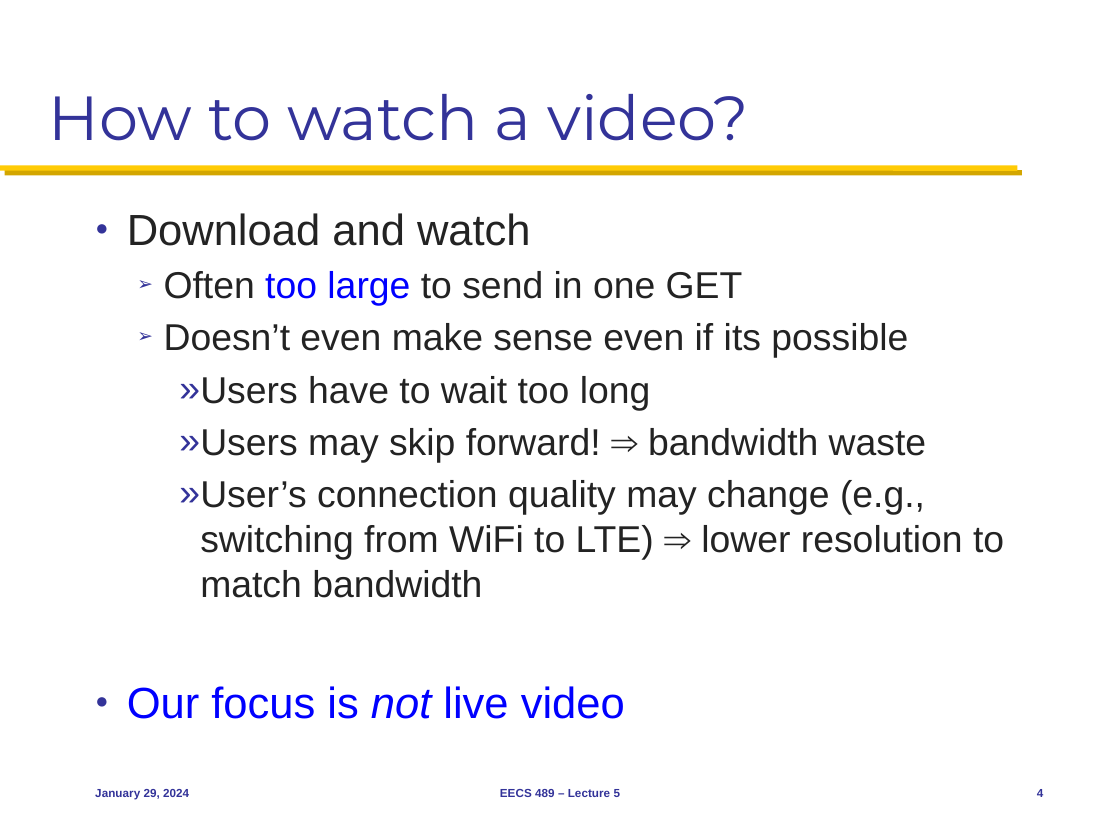
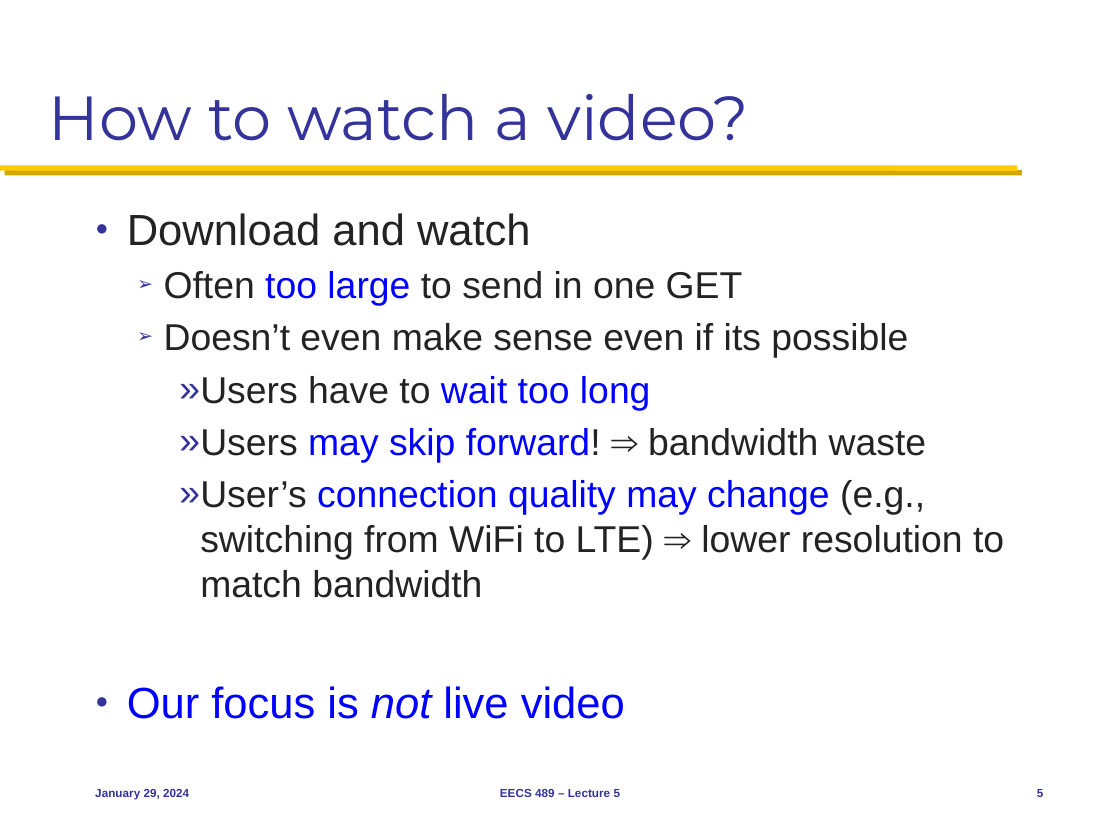
Before and after one commit to mosharaf/eecs489, a slide deck: slide 5 of Slides/012924.pptx (slide 4 before the commit). Drawn at 1120x840 pixels with LibreOffice and Linux fonts; fonts in the diff are those of the drawing. Boxes give left, top, right and bottom in pixels: in the first picture for what was removed or moved away, otherwise in the second. Text is boxed around its words. In the diff, an @@ line names an element or a change of style, - is before the commit and + after.

```diff
--- a/Slides/012924.pptx
+++ b/Slides/012924.pptx
@@ text at [179,376,1004,598]: text colour #232323 to #0000FF in "wait too long", "may skip forward!", "connection quality may change" @@
@@ page number at [1037,789,1043,797]: text changed @@
-4
+5
```
Also in this commit, not shown: 2 other slides changed, 1 slide added, 1 other file.
